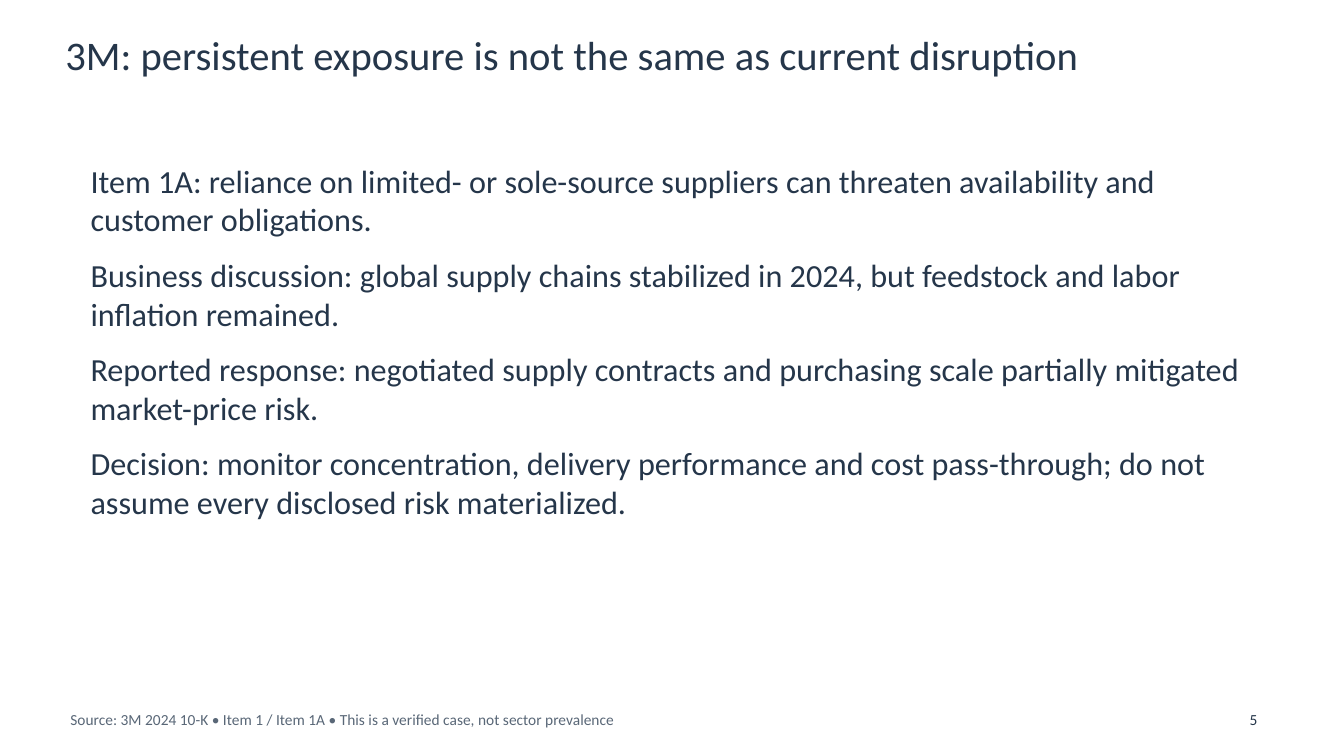
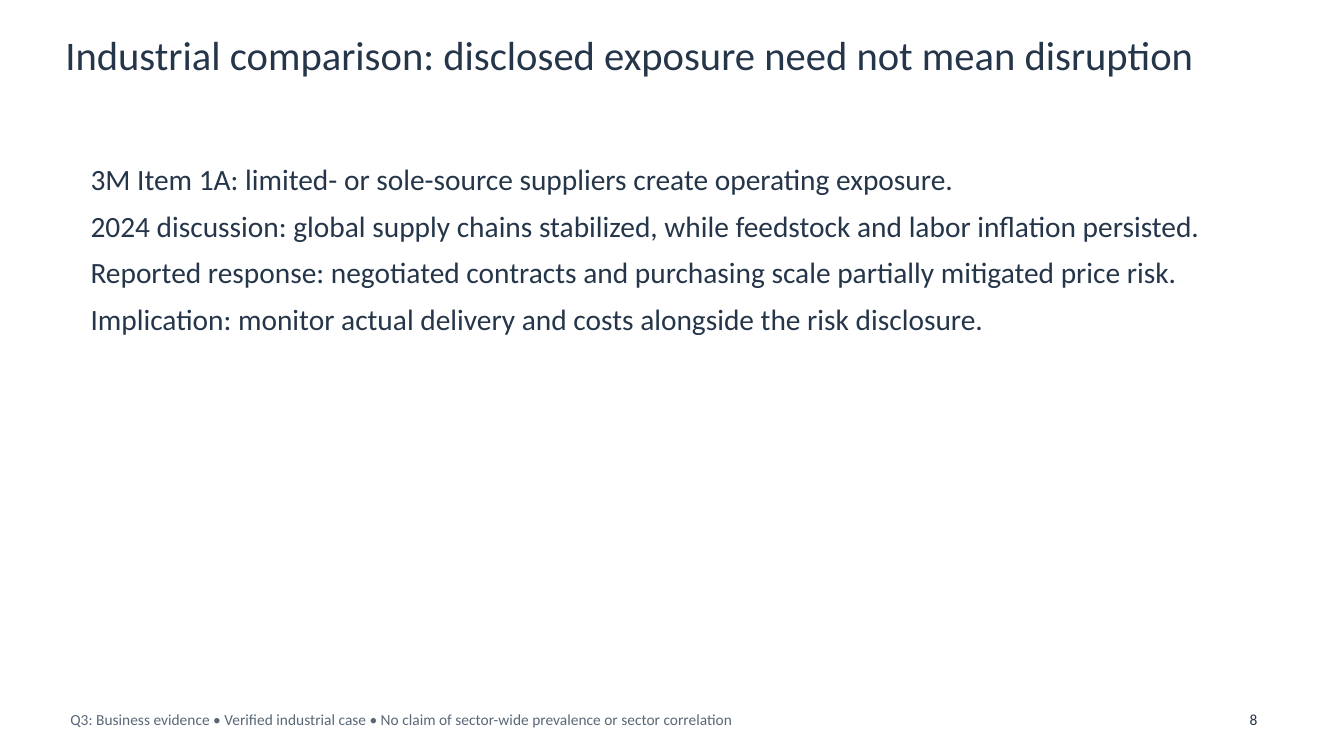
Before and after one commit to chocojawns/DA401, a slide deck: slide 8 of presentations/homework5_team/Homework5_Team_10_Slides.pptx (slide 5 before the commit). Drawn at 1344x756 pixels with LibreOffice and Linux fonts; fonts in the diff are those of the drawing. Boxes give left, top, right and bottom in pixels: in the first picture for what was removed or moved away, otherwise in the second. Text is boxed around its words. In the diff, an @@ line names an element or a change of style, - is before the commit and + after.

Commit message:
Frame presentation around ROE research questions and evidence-backed answers

```diff
--- a/presentations/homework5_team/Homework5_Team_10_Slides.pptx
+++ b/presentations/homework5_team/Homework5_Team_10_Slides.pptx
@@ text at [65, 41, 1193, 77]: text changed @@
-3M: persistent exposure is not the same as current disruption
+Industrial comparison: disclosed exposure need not mean disruption
@@ text at [91, 169, 1199, 335]: text changed; size 23 to 21 pt @@
-Item 1A: reliance on limited- or sole-source suppliers can threaten availability and customer obligations.
-Business discussion: global supply chains stabilized in 2024, but feedstock and labor inflation remained.
-Reported response: negotiated supply contracts and purchasing scale partially mitigated market-price risk.
-Decision: monitor concentration, delivery performance and cost pass-through; do not assume every disclosed risk materialized.
+3M Item 1A: limited- or sole-source suppliers create operating exposure.
+2024 discussion: global supply chains stabilized, while feedstock and labor inflation persisted.
+Reported response: negotiated contracts and purchasing scale partially mitigated price risk.
+Implication: monitor actual delivery and costs alongside the risk disclosure.
@@ text at [70, 714, 732, 728]: text changed @@
-Source: 3M 2024 10-K • Item 1 / Item 1A • This is a verified case, not sector prevalence
+Q3: Business evidence • Verified industrial case • No claim of sector-wide prevalence or sector correlation
@@ text at [1250, 714, 1258, 725]: text changed @@
-5
+8
```
Also in this commit, not shown: 4 other slides changed, 5 slides added, 5 slides removed, 2 other files.
